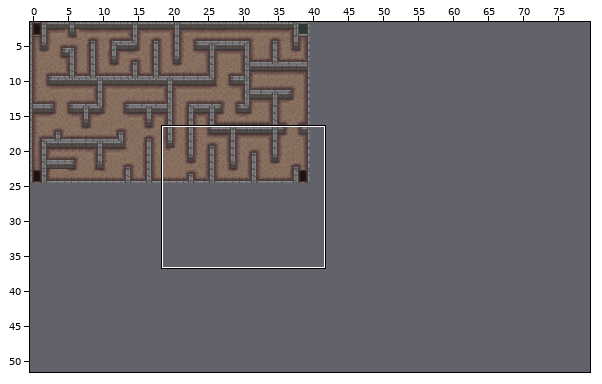
An edit to a level. Tiled map, Content/Lonernot.tmx. Above: a wide view before the commit, with the close-up outlined.
Close-up. Earlier state:
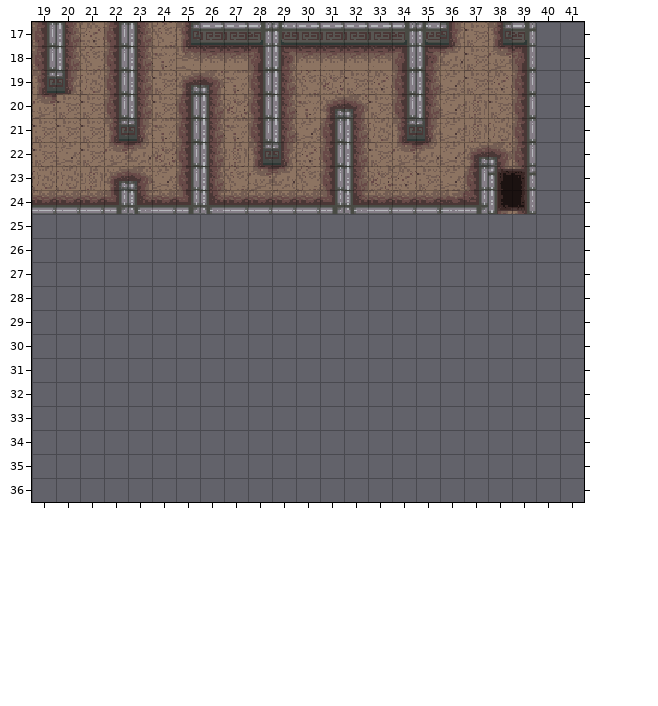
Cells are 16x16 px. Shown: x 19..41, y 17..36. The commit also changed other parts of the map, which this record leaves out. The old version is drawn lined up with the new one.
The result:
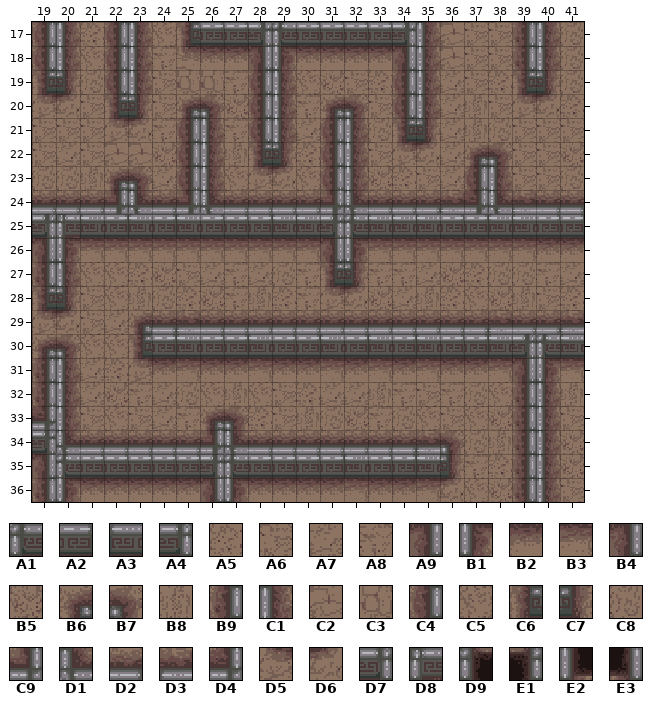
Key: from "Lonernot": A1 0, A2 1, A3 2, A4 3, A5 8, A6 9, A7 10, A8 11, A9 19, B1 20, B2 21, B3 22, B4 23, B5 24, B6 25, B7 26, B8 27, B9 35, C1 36, C2 37, C3 38, C4 39, C5 40, C6 41, C7 42, C8 43, C9 51, D1 52, D2 53, D3 54, D4 55, D5 57, D6 58, D7 69, D8 70, D9 202, E1 203, E2 218, E3 219.
__ is an empty cell.
Diff:
map size 40x23 -> 80x52 cells (old content now starts at 0,2; both pictures use the new coordinates)
Layer "Background":
y 17: x 35..36 A1 C7 -> C1 C2; x 38..41 C6 A4 __ __ -> A6 B9 C1 C8
y 18: x 35..36 B1 D6 -> C1 C2; x 38..41 D5 B4 __ __ -> A6 B9 C1 C8
y 19: x 25..26 B6 B7 -> C3 C3; x 39..41 C4 __ __ -> C6 C7 C8
y 20: x 20 A6 -> D6; x 22..23 C4 C1 -> C6 C7; x 25..26 C4 C1 -> B6 B7; x 39..41 C4 __ __ -> D5 D6 A5
y 21: x 22..23 C6 C7 -> D5 D6; x 39..41 C4 __ __ -> A6 A6 A6
y 22: x 22..23 D5 D6 -> C2 C2; x 39..41 C4 __ __ -> A6 A6 B5
y 23: x 38..41 D9 E1 __ __ -> C1 A6 A6 C8
y 24: x 38..41 E2 E3 __ __ -> D1 D3 D2 D2
y 25: x 19..41 __ __ __ __ __ __ __ __ __ __ __ __ __ __ __ __ __ __ __ __ __ __ __ -> D7 D8 A3 A2 A3 A2 A3 A2 A2 A2 A3 A3 A4 A1 A3 A3 A3 A2 A2 A3 A3 A2 A2
y 26: x 19..41 __ __ __ __ __ __ __ __ __ __ __ __ __ __ __ __ __ __ __ __ __ __ __ -> A9 B1 B3 B3 B3 B3 B3 B3 B3 B3 B3 B3 A9 B1 B3 B3 B3 B3 B3 B3 B3 B2 B2
y 27: x 19..41 __ __ __ __ __ __ __ __ __ __ __ __ __ __ __ __ __ __ __ __ __ __ __ -> B9 C1 C5 C5 A5 B5 A6 A7 A8 A7 C8 A8 C6 C7 A8 A8 A7 B5 A5 C8 C8 A8 A7
y 28: x 19..41 __ __ __ __ __ __ __ __ __ __ __ __ __ __ __ __ __ __ __ __ __ __ __ -> C6 C7 A6 C5 B8 C8 A5 B5 A8 B8 A5 A8 D5 D6 B5 A7 B8 A5 C5 B5 B8 A6 A5
y 29: x 19..41 __ __ __ __ __ __ __ __ __ __ __ __ __ __ __ __ __ __ __ __ __ __ __ -> D5 D6 A6 A7 B6 D2 D3 D2 D2 D2 D2 D2 D2 D2 D2 D2 D2 D2 D2 D3 D2 D2 D3
y 30: x 19..41 __ __ __ __ __ __ __ __ __ __ __ __ __ __ __ __ __ __ __ __ __ __ __ -> B6 B7 C5 C5 C6 A2 A3 A2 A2 A3 A2 A2 A3 A2 A3 A2 A3 A2 A2 A3 A4 A1 A3
y 31: x 19..41 __ __ __ __ __ __ __ __ __ __ __ __ __ __ __ __ __ __ __ __ __ __ __ -> B9 C1 A7 A5 D5 B2 B3 B2 B2 B3 B2 B2 B3 B2 B3 B2 B3 B2 B2 B3 A9 B1 B3
y 32: x 19..41 __ __ __ __ __ __ __ __ __ __ __ __ __ __ __ __ __ __ __ __ __ __ __ -> B9 C1 A7 B5 A8 A7 C8 C5 B8 C5 A6 A5 A7 A7 B8 A8 A6 A8 C8 C5 B9 C1 B8
y 33: x 19..41 __ __ __ __ __ __ __ __ __ __ __ __ __ __ __ __ __ __ __ __ __ __ __ -> D4 C1 A6 C5 A6 A7 A8 B6 B7 A5 A6 B8 C8 B5 A8 C8 C5 A6 C5 B5 B9 C1 A6
y 34: x 19..41 __ __ __ __ __ __ __ __ __ __ __ __ __ __ __ __ __ __ __ __ __ __ __ -> A4 D1 D2 D2 D2 D2 D2 C9 D1 D2 D2 D2 D2 D2 D2 D2 D3 B7 C8 B8 B9 C1 B5
y 35: x 19..41 __ __ __ __ __ __ __ __ __ __ __ __ __ __ __ __ __ __ __ __ __ __ __ -> A9 A1 A2 A2 A2 A2 A2 A4 A1 A2 A2 A2 A2 A3 A2 A2 A3 C7 A8 A5 B9 C1 B5
y 36: x 19..41 __ __ __ __ __ __ __ __ __ __ __ __ __ __ __ __ __ __ __ __ __ __ __ -> B9 B1 B2 B2 B2 B2 B2 A9 B1 B2 B2 B2 B2 B3 B2 B2 B3 D6 C5 B5 B9 C1 A6
